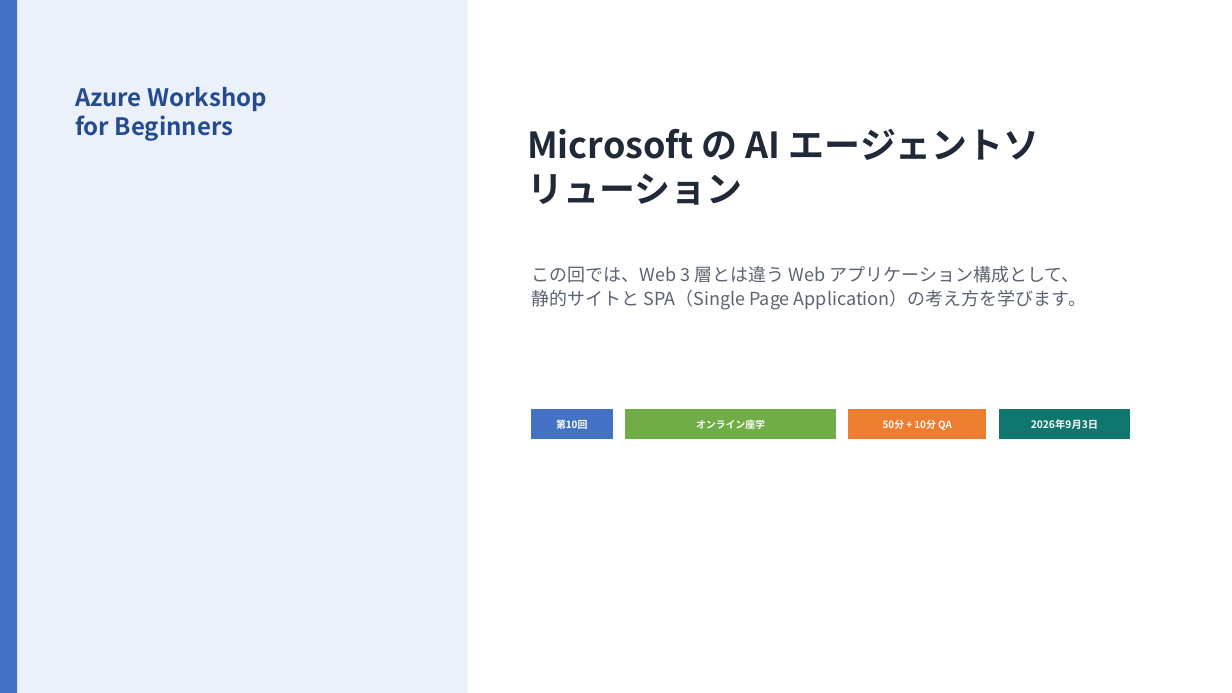
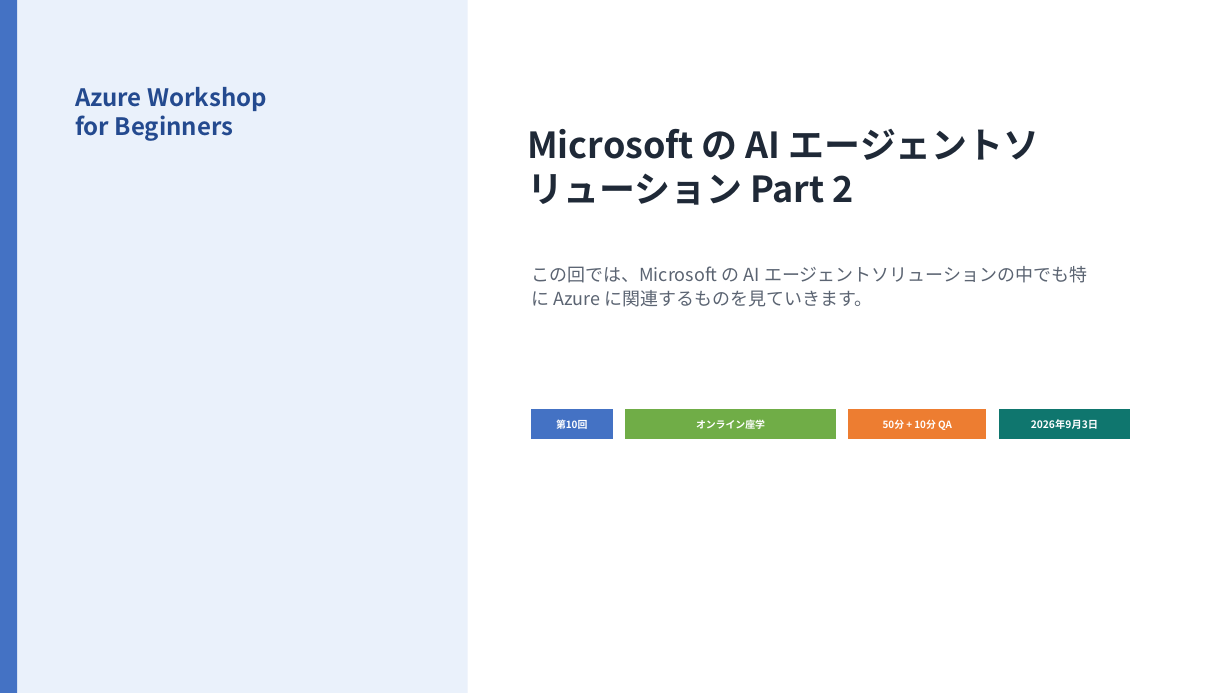
Before and after one commit to hironariy/AzureWorkshopForBeginners, a slide deck: slide 1 of materials/powerpoint-slides/lesson-10-MS-AI-Solutions-Part2.pptx. Drawn at 1232x693 pixels with LibreOffice and Linux fonts; fonts in the diff are those of the drawing. Boxes give left, top, right and bottom in pixels: in the first picture for what was removed or moved away, otherwise in the second. Text is boxed around its words. In the diff, an @@ line names an element or a change of style, - is before the commit and + after.

```diff
--- a/materials/powerpoint-slides/lesson-10-MS-AI-Solutions-Part2.pptx
+++ b/materials/powerpoint-slides/lesson-10-MS-AI-Solutions-Part2.pptx
@@ text at (527, 129, 1040, 205): text changed @@
-Microsoft の AI エージェントソリューション
+Microsoft の AI エージェントソリューション Part 2
@@ text at (531, 266, 1087, 307): text changed @@
-この回では、Web 3 層とは違う Web アプリケーション構成として、静的サイトと SPA（Single Page Application）の考え方を学びます。
+この回では、Microsoft の AI エージェントソリューションの中でも特に Azure に関連するものを見ていきます。
```
Also in this commit, not shown: 1 other slide changed, 1 other file.
